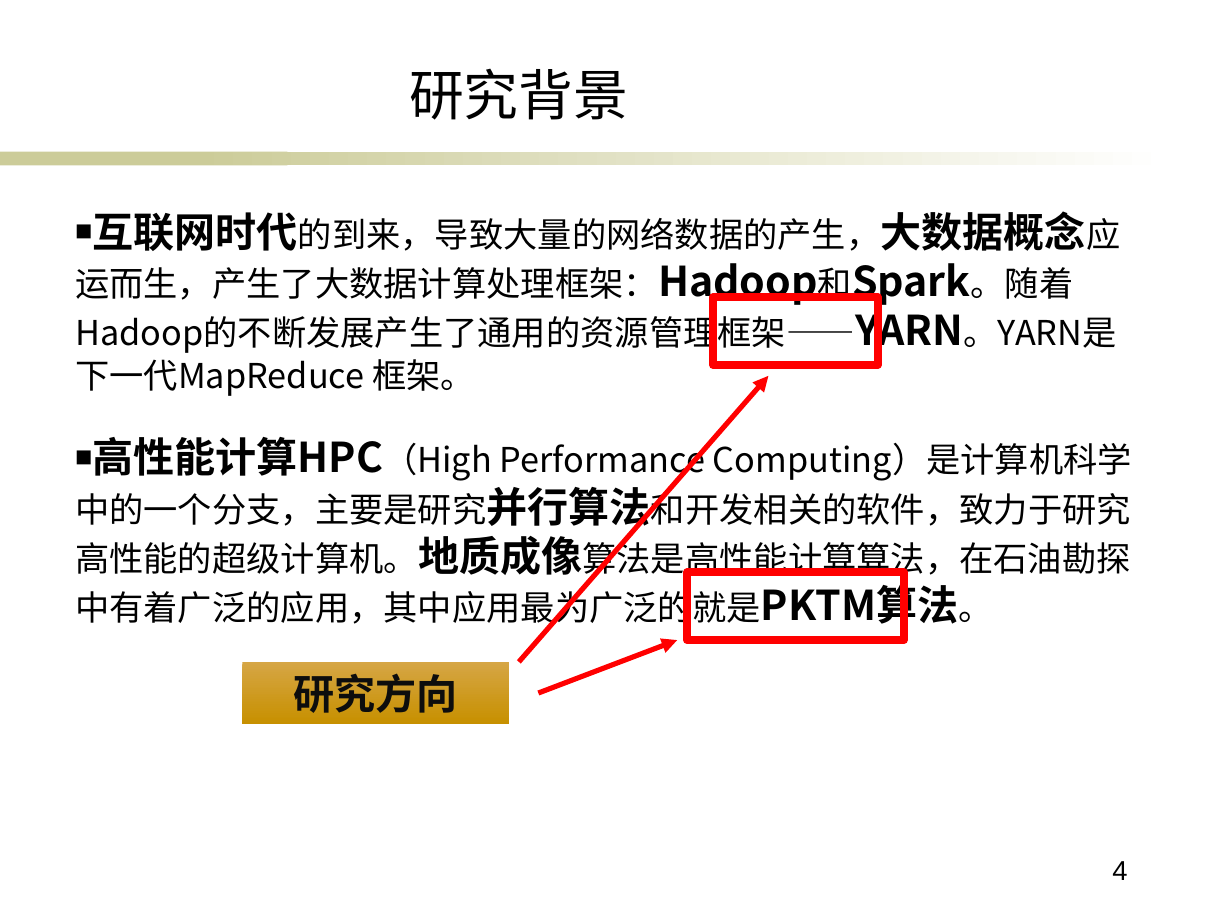
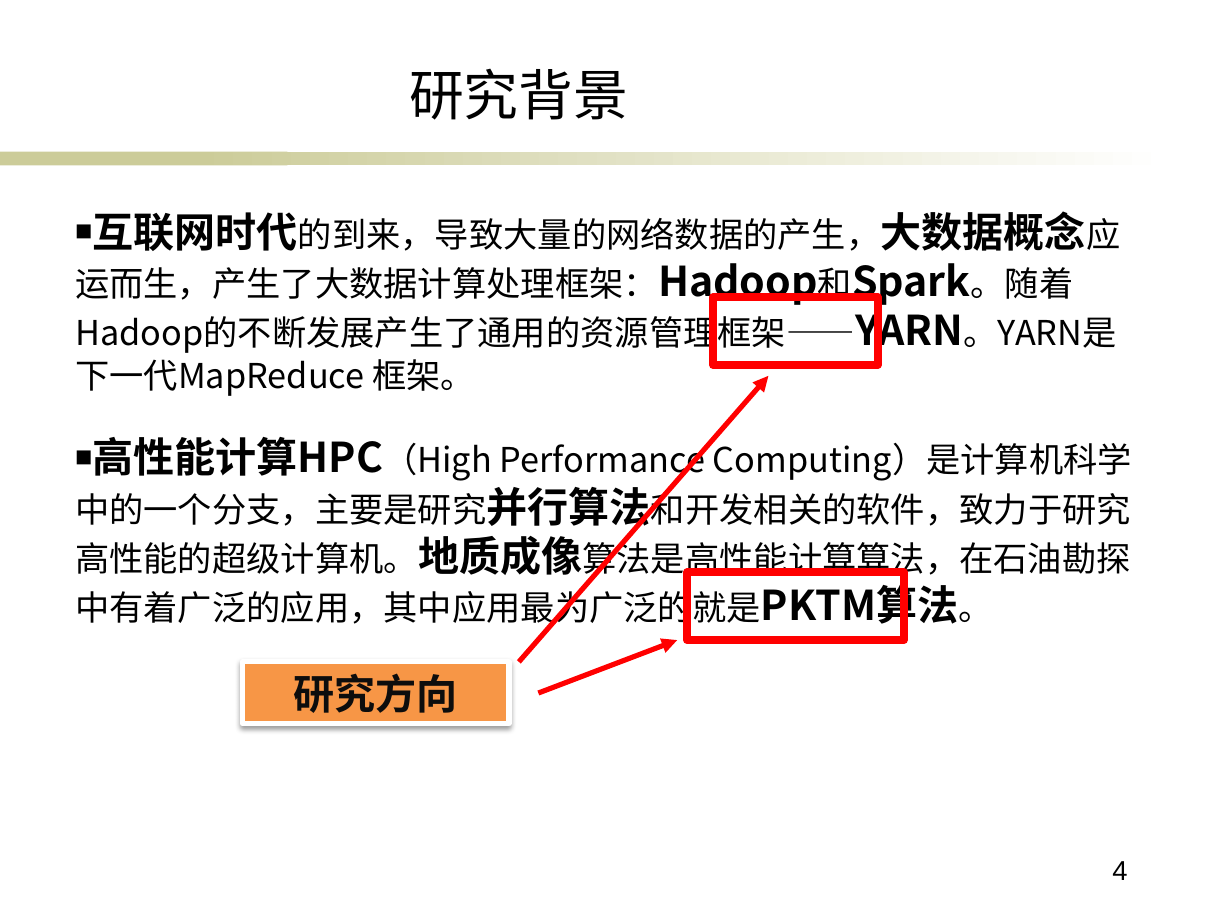
Before and after one commit to ericsonyc/paper, a slide deck: slide 4 of 毕业答辩.pptx. Drawn at 1232x924 pixels with LibreOffice and Linux fonts; fonts in the diff are those of the drawing; background and template pictures are left out. Boxes give left, top, right and bottom in pixels: in the first picture for what was removed or moved away, otherwise in the second. Text is boxed around its words. In the diff, an @@ line names an element or a change of style, - is before the commit and + after.

```diff
--- a/毕业答辩.pptx
+++ b/毕业答辩.pptx
@@ rectangle "研究方向" at [243, 662, 509, 723]: fill gradient #D6A645 to #C79000 to #F79646; outline none to #FFFFFF 3 pt; shadow on @@
```
Also in this commit, not shown: 9 other slides changed, 1 slide added.
